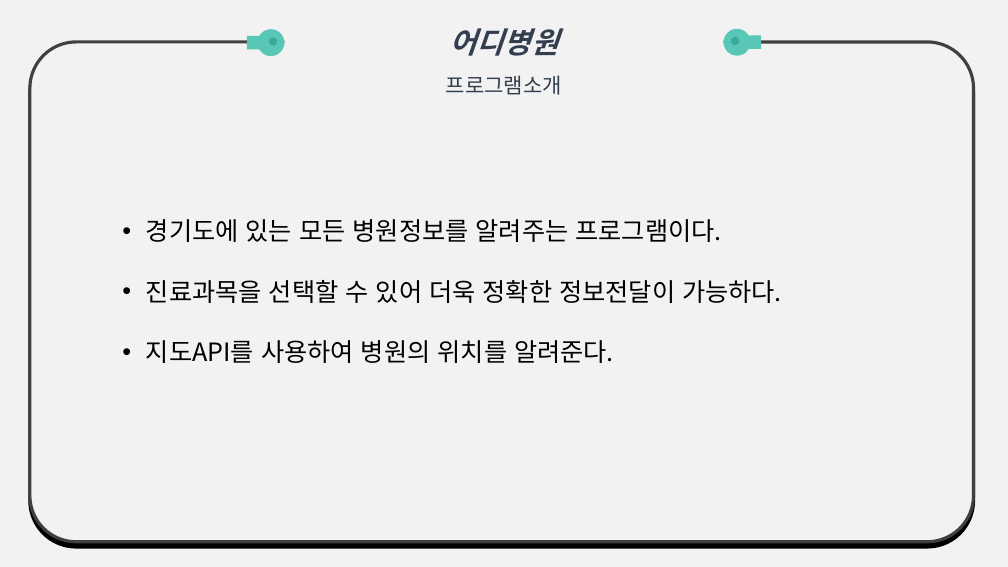
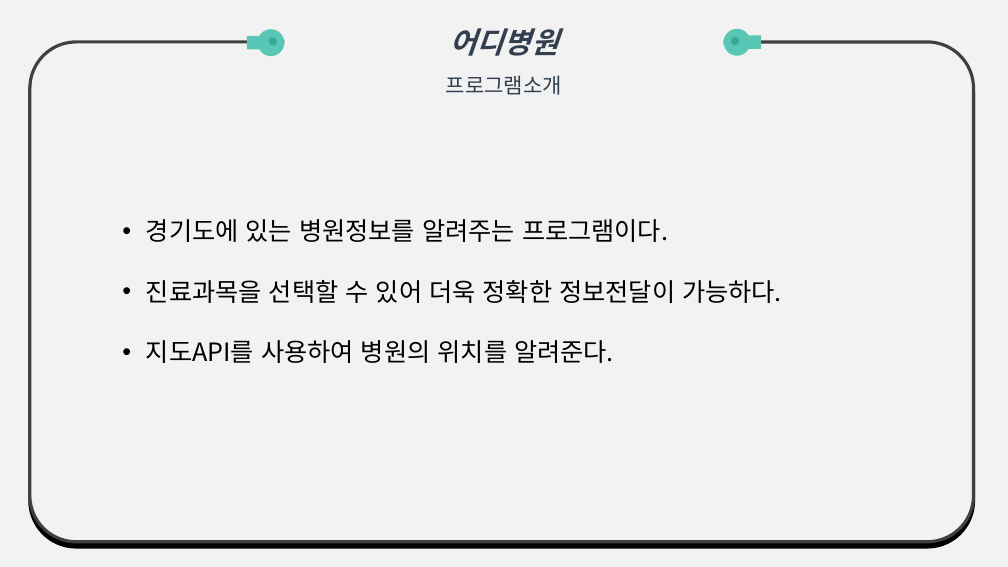
Before and after one commit to WOOLUCY/scriptlang, a slide deck: slide 3 of TermProject/Presentation/02/InterimPT(1).pptx. Drawn at 1008x567 pixels with LibreOffice and Linux fonts; fonts in the diff are those of the drawing. Boxes give left, top, right and bottom in pixels: in the first picture for what was removed or moved away, otherwise in the second. Text is boxed around its words. In the diff, an @@ line names an element or a change of style, - is before the commit and + after.

Commit message:
ppt123

```diff
--- a/TermProject/Presentation/02/InterimPT(1).pptx
+++ b/TermProject/Presentation/02/InterimPT(1).pptx
@@ text at <box>146,219,668,242</box>: text changed @@
-• 경기도에 있는 모든 병원정보를 알려주는 프로그램이다.
+• 경기도에 있는 병원정보를 알려주는 프로그램이다.
```
